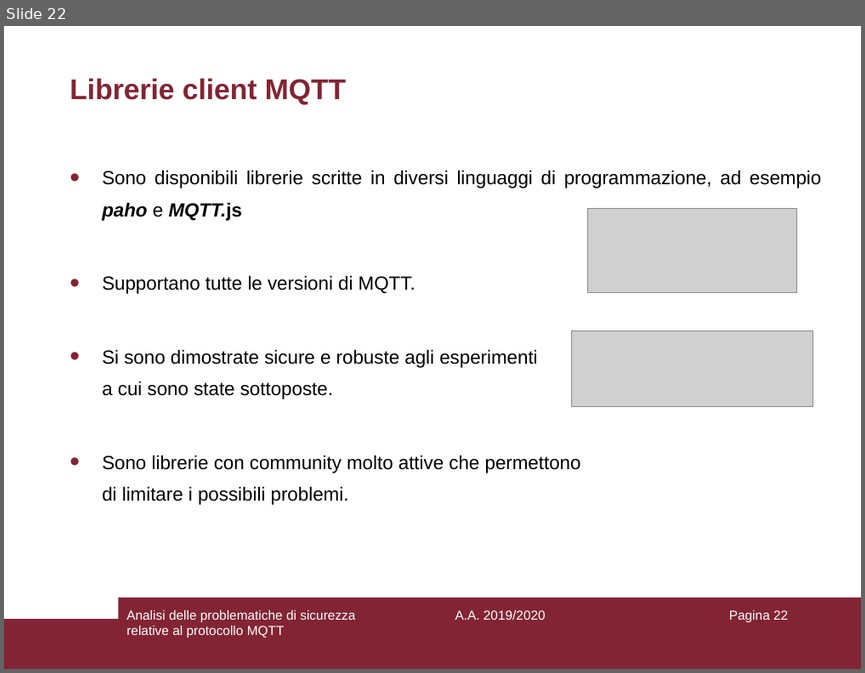
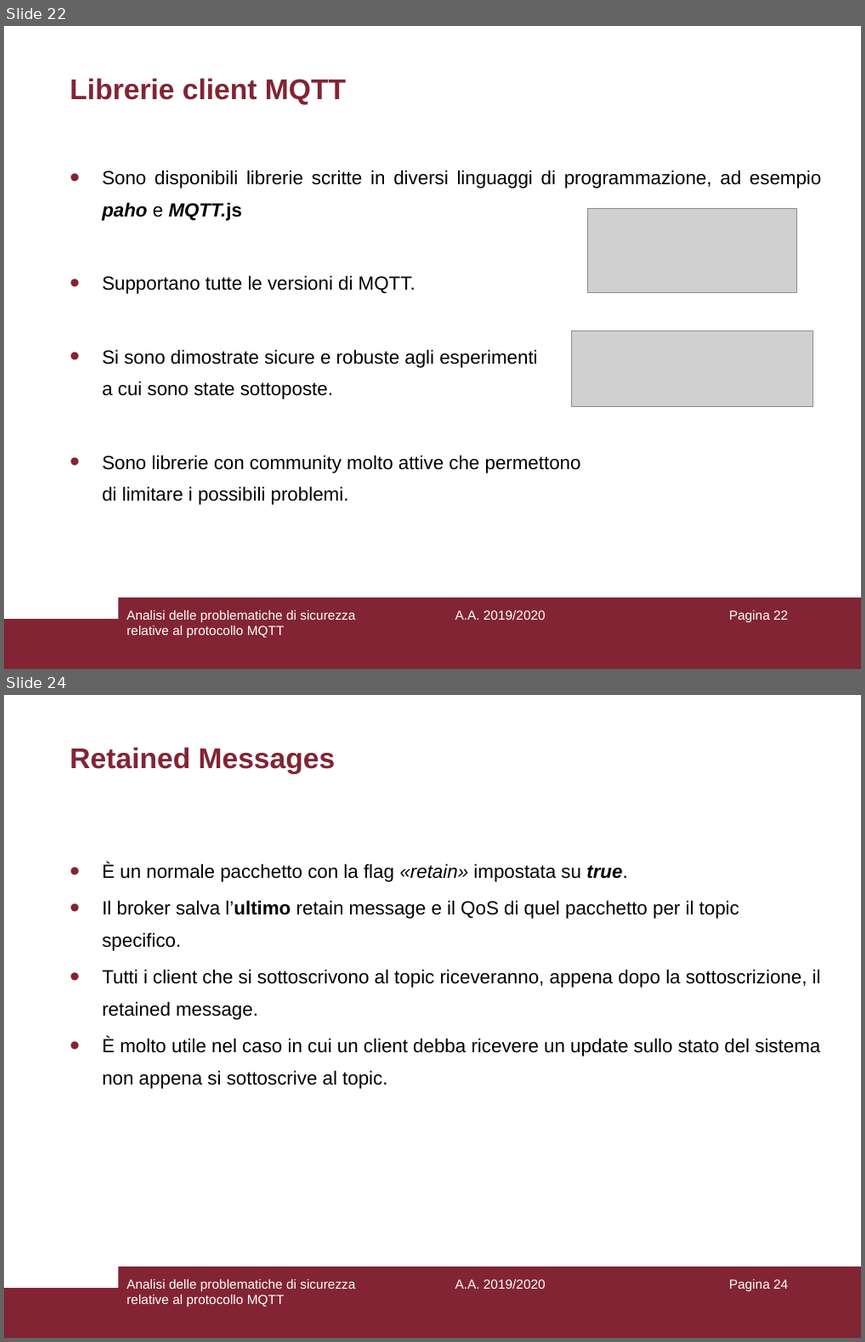
Before and after one commit to aedoardo/bachelor-degree-thesis, a slide deck: slides/Presentazione.ppt. Shown one above the other, each under a label of ours: slide 22 before the commit, slides 22 and 24 after it; the slides between them are not shown. The pictures are 865x673 and 865x1342 pixels, drawn with LibreOffice and Linux fonts; fonts in the diff are those of the drawing; grey boxes stand for pictures. Boxes give left, top, right and bottom in pixels: in the first picture for what was removed or moved away, otherwise in the second. Text is boxed around its words. In the diff, an @@ line names an element or a change of style, - is before the commit and + after.

```diff
--- a/slides/Presentazione.ppt
+++ b/slides/Presentazione.ppt
@@ slide 24 added at <box>4,695,861,1338</box>, background #FFFFFF; not listed: 2 template elements that a slide beside it also shows @@
@@ title added at <box>69,747,336,774</box>, 24 pt, text #822433, bold @@
+Retained Messages
@@ text added at <box>102,863,821,1089</box>, 16 pt, text #000000 @@
+• È un normale pacchetto con la flag «retain» impostata su true.
+• Il broker salva l’ultimo retain message e il QoS di quel pacchetto per il topic specifico.
+• Tutti i client che si sottoscrivono al topic riceveranno, appena dopo la sottoscrizione, il retained message.
+• È molto utile nel caso in cui un client debba ricevere un update sullo stato del sistema non appena si sottoscrive al topic.
@@ text added at <box>126,1279,355,1306</box>, 11 pt, text #FFFFFF @@
+Analisi delle problematiche di sicurezza relative al protocollo MQTT
@@ text added at <box>455,1279,545,1288</box>, 11 pt, text #FFFFFF @@
+A.A. 2019/2020
@@ page number added at <box>729,1279,788,1291</box>, 11 pt, text #FFFFFF @@
+Pagina 24
```
Also in this commit, not shown: 1 other slide added, 2 other files.
